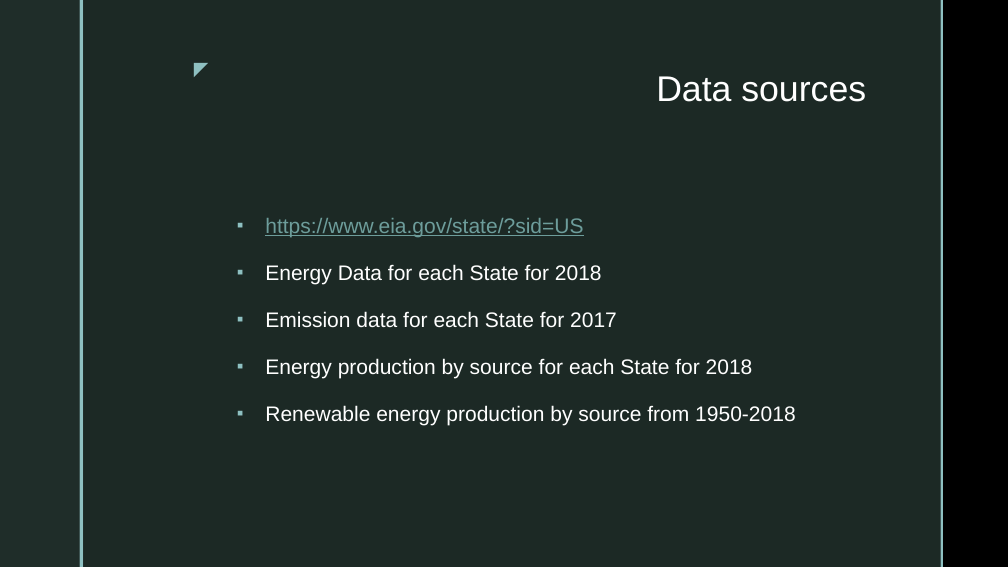
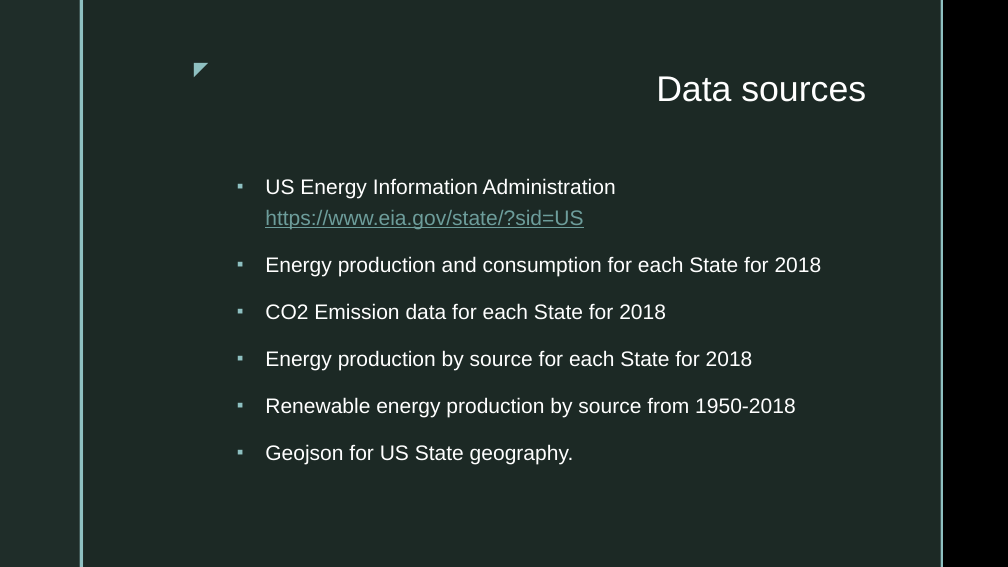
Before and after one commit to Kphad20/Project2-Group_4, a slide deck: slide 4 of Energy Analysis of the United States for 2018.pptx. Drawn at 1008x567 pixels with LibreOffice and Linux fonts; fonts in the diff are those of the drawing; background and template pictures are left out. Boxes give left, top, right and bottom in pixels: in the first picture for what was removed or moved away, otherwise in the second. Text is boxed around its words. In the diff, an @@ line names an element or a change of style, - is before the commit and + after.

```diff
--- a/Energy Analysis of the United States for 2018.pptx
+++ b/Energy Analysis of the United States for 2018.pptx
@@ text at (x1=265, y1=178, x2=822, y2=320): text changed @@
-▪ https://www.eia.gov/state/?sid=US
-▪ Energy Data for each State for 2018
-▪ Emission data for each State for 2017
+▪ US Energy Information Administration https://www.eia.gov/state/?sid=US
+▪ Energy production and consumption for each State for 2018
+▪ CO2 Emission data for each State for 2018
@@ text at (x1=265, y1=444, x2=574, y2=464): paragraph added @@
+▪ Geojson for US State geography.
```
Also in this commit, not shown: 7 other slides changed, 1 slide added.
